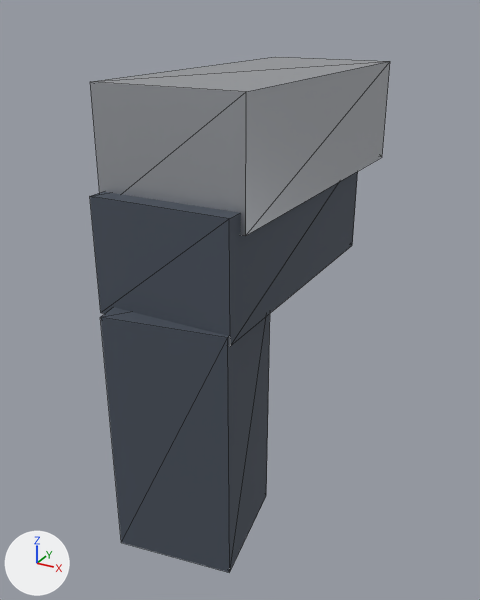
Before and after pictures for a commit that changed the glTF model assets/models/blockbench/weapons/glock.glb.
Rendered twice from a 50 mm camera at (0.342, -0.596, 0.361) aimed at (-0.019, 0.059, 0.033). Every picture has the same lights, and +X, +Y and +Z are marked at lower left. The older version comes first. Mesh edges are drawn as thin lines. Vertices at exactly the same position are counted once.

Objects in the first picture: 'glock_dark', 'glock_metal'.
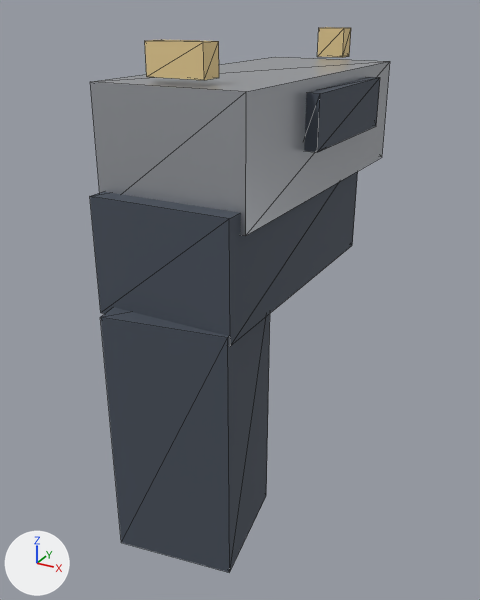
What differs and where, as boxes (x1, y1, x2, y2) in the pictures (480 x 600 px):
'glock_dark', reshaped (8% wider, 23% taller)
    before: (90, 171, 358, 573)
    after: (90, 77, 380, 573)
'glock_gold', added (beige)
    after: (145, 27, 351, 80)
part 1 of me_glock_dark, added
    after: (304, 77, 380, 152)

Diff of the bpy script that builds the scene:
```diff
--- a/assets/models/blockbench/weapons/glock.glb.py
+++ b/assets/models/blockbench/weapons/glock.glb.py
@@ mat_gold @@
+mat_gold = principled_material('gold')
+mat_gold.base_color = (0.839, 0.643, 0.306)  # beige #ecd296
+mat_gold.metallic = 0.05
+mat_gold.roughness = 0.78
@@ me_glock_dark @@
 # used by ob_glock_dark; location = (0.0, 0.0, 0.0)
-me_glock_dark.from_pydata(...)  # 16 vertices, 24 faces; spans x -0.075..0.075, y -0.155..0.19, z -0.19..0.2
+me_glock_dark.from_pydata(...)  # 32 vertices, 48 faces; spans x -0.094..0.094, y -0.155..0.19, z -0.19..0.287
+# me_glock_dark part 1: a new loose piece, a box spanning x 0.076..0.094, y 0.01..0.19, z 0.233..0.287, in mat_dark (greyish blue #49515d)
+# other edits to the shape of me_glock_dark do not show in these pictures
 me_glock_dark.materials.append(mat_dark)
@@ me_glock_gold @@
+me_glock_gold.from_pydata(...)  # a box spanning x -0.018..0.018, y 0.268..0.292, z 0.302..0.338; a box spanning x -0.03..0.03, y -0.092..-0.068, z 0.305..0.335
+me_glock_gold.materials.append(mat_gold)  # beige #ecd296
@@ ob_glock_gold @@
+ob_glock_gold = bpy.data.objects.new('glock_gold', me_glock_gold)
+ob_glock_gold.location = (0.0, 0.0, 0.0)
```
